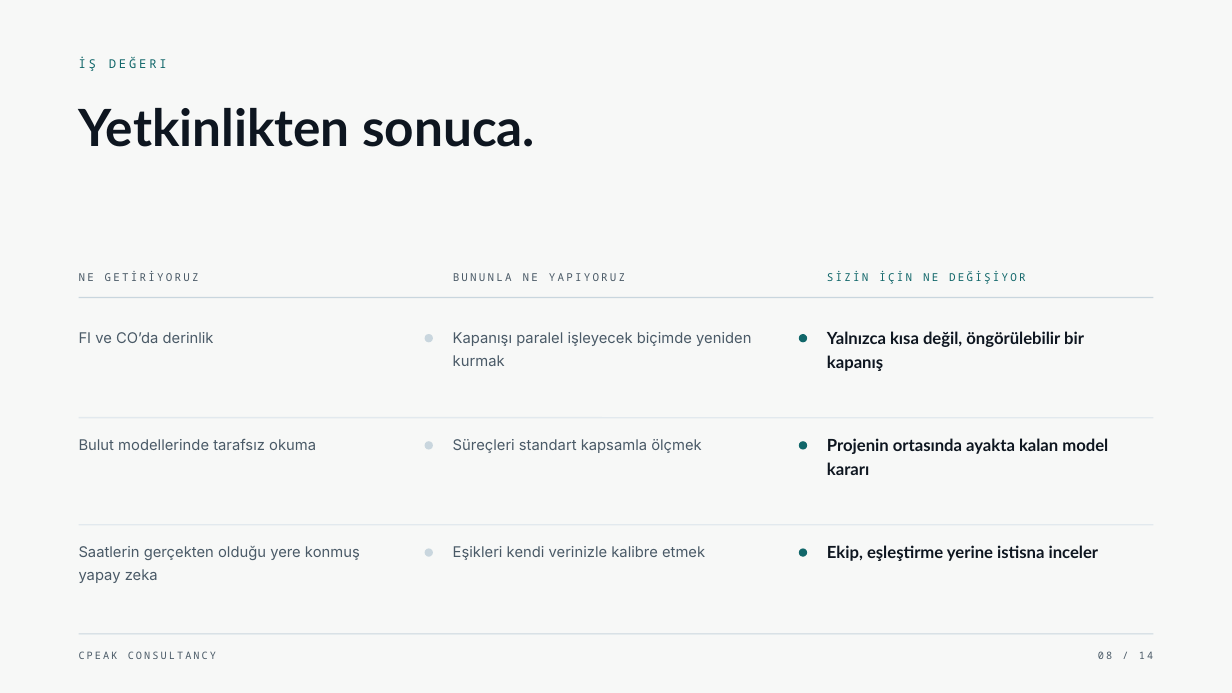
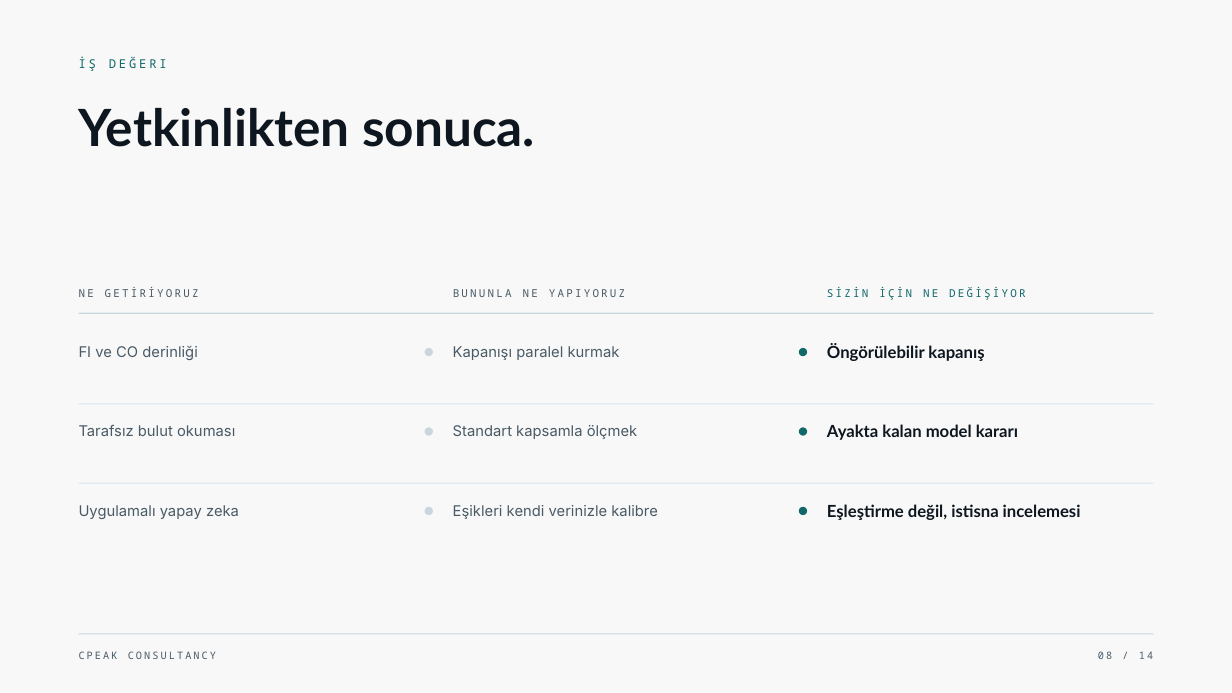
Before and after one commit to narinygt/Default, a slide deck: slide 8 of presentation/CPeak-Consultancy-Kurumsal-Sunum-TR.pptx. Drawn at 1232x693 pixels with LibreOffice and Linux fonts; fonts in the diff are those of the drawing. Boxes give left, top, right and bottom in pixels: in the first picture for what was removed or moved away, otherwise in the second. Text is boxed around its words. In the diff, an @@ line names an element or a change of style, - is before the commit and + after.

```diff
--- a/presentation/CPeak-Consultancy-Kurumsal-Sunum-TR.pptx
+++ b/presentation/CPeak-Consultancy-Kurumsal-Sunum-TR.pptx
@@ 3 texts, 2 ellipses, 1 line: place and size @@
-3 texts, 2 ellipses, 1 line at box(79, 271, 1153, 343)
+3 texts, 2 ellipses, 1 line at box(79, 287, 1153, 357)
@@ text at box(79, 346, 197, 360): text changed @@
-FI ve CO’da derinlik
+FI ve CO derinliği
@@ text at box(453, 346, 620, 360): text changed @@
-Kapanışı paralel işleyecek biçimde yeniden kurmak
+Kapanışı paralel kurmak
@@ text at box(827, 344, 984, 361): text changed @@
-Yalnızca kısa değil, öngörülebilir bir kapanış
+Öngörülebilir kapanış
@@ text at box(79, 425, 235, 436): text changed @@
-Bulut modellerinde tarafsız okuma
+Tarafsız bulut okuması
@@ text at box(453, 425, 638, 439): text changed @@
-Süreçleri standart kapsamla ölçmek
+Standart kapsamla ölçmek
@@ 2 ellipses, 1 line: place and size @@
-2 ellipses, 1 line at box(79, 418, 1153, 450)
+2 ellipses, 1 line at box(79, 404, 1153, 435)
@@ text at box(827, 424, 1018, 440): text changed @@
-Projenin ortasında ayakta kalan model kararı
+Ayakta kalan model kararı
@@ 2 ellipses, 1 line: place and size @@
-2 ellipses, 1 line at box(79, 525, 1153, 556)
+2 ellipses, 1 line at box(79, 483, 1153, 516)
@@ text at box(79, 505, 239, 519): text changed @@
-Saatlerin gerçekten olduğu yere konmuş yapay zeka
+Uygulamalı yapay zeka
@@ text at box(453, 505, 658, 519): text changed @@
-Eşikleri kendi verinizle kalibre etmek
+Eşikleri kendi verinizle kalibre
@@ text at box(827, 504, 1081, 520): text changed @@
-Ekip, eşleştirme yerine istisna inceler
+Eşleştirme değil, istisna incelemesi
```
Also in this commit, not shown: 13 other slides changed, 3 other files.
